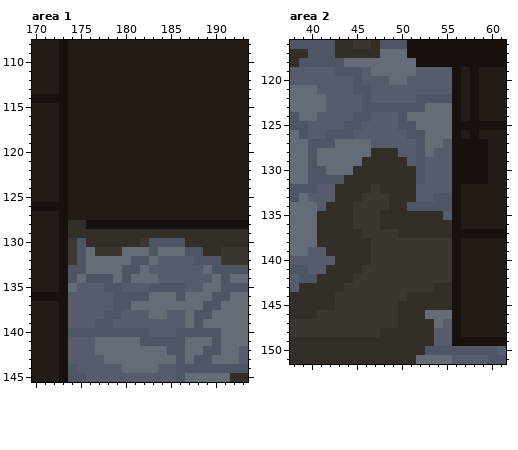
File history of a pixel-art file, new-game-project/Scenes/GhostTown/TheTown.aseprite. Above, as it was before the edit.
320x180 pixels, 1 frame. Colours within 5 levels of each other are drawn and written as one. Shown: area 1: x 170..193, y 108..145; area 2: x 38..61, y 116..151. The commit also changed other parts of the picture, which this record leaves out.
New version:
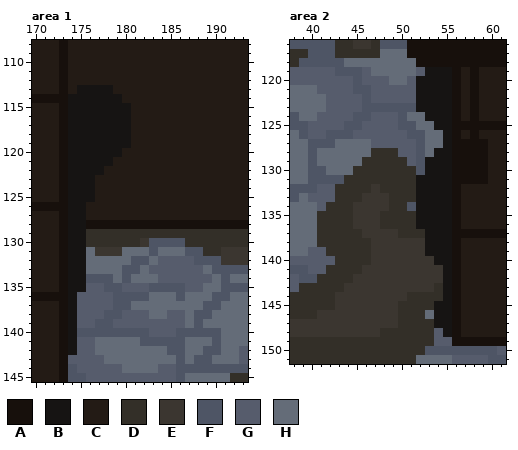
Palette (. is transparent): A #17100c  B #161413  C #231b15  D #332f28  E #3b3630  F #4e5565  G #565c6c  H #646c78
Change:
layer "far away" now hidden
Area 1, layer "closerHouses":
Colour B replaces colour C in row 113 at x 175 to 178; in row 114 at x 174 to 179; in rows 115 to 119 at x 174 to 180; in row 120 at x 174 to 179; in row 121 at x 174 to 178; in row 122 at x 174 to 177.
Colour B replaces colour C in rows 123 to 125 at x 174 to 176; in rows 126 to 127 at x 174 to 175.
Colour B replaces colour D in rows 128 to 129 at x 174 to 175.
Colour B replaces colour E in rows 130 to 132 at x 174.
Colour B replaces colour F in rows 130 to 132 at x 175; in row 133 at x 174 to 175; in row 134 at x 174; in row 140 at x 174.
Colour B replaces colour G in row 135 at x 175; in rows 136 to 139 at x 174; in rows 141 to 142 at x 174.
Colour B replaces colour H in row 134 at x 175; in row 135 at x 174.
Area 2, layer "closerHouses":
Colour B replaces colour D in row 135 at x 52 to 54; in row 136 at x 52 to 55; in row 137 at x 53 to 55; in rows 143 to 144 at x 55; in row 145 at x 54 to 55.
Colour B replaces colour E in rows 138 to 139 at x 53 to 55; in row 140 at x 54 to 55; in rows 141 to 142 at x 55.
Colour B replaces colour F in row 122 at x 52 to 55; in row 123 at x 52; in row 131 at x 52; in row 133 at x 54 to 55; in row 134 at x 52 to 55.
Colour B replaces colour G in row 119 at x 53 to 55; in rows 120 to 121 at x 52 to 55; in row 127 at x 55; in row 128 at x 54 to 55; in rows 129 to 131 at x 53 to 55; in row 132 at x 52 to 55.
Colour B replaces colour G in row 133 at x 52 to 53; in row 135 at x 55; in rows 147 to 148 at x 55.
Colour B replaces colour H in rows 123 to 124 at x 53 to 55; in row 125 at x 54 to 55; in row 126 at x 55; in row 146 at x 54 to 55; in row 147 at x 54.
